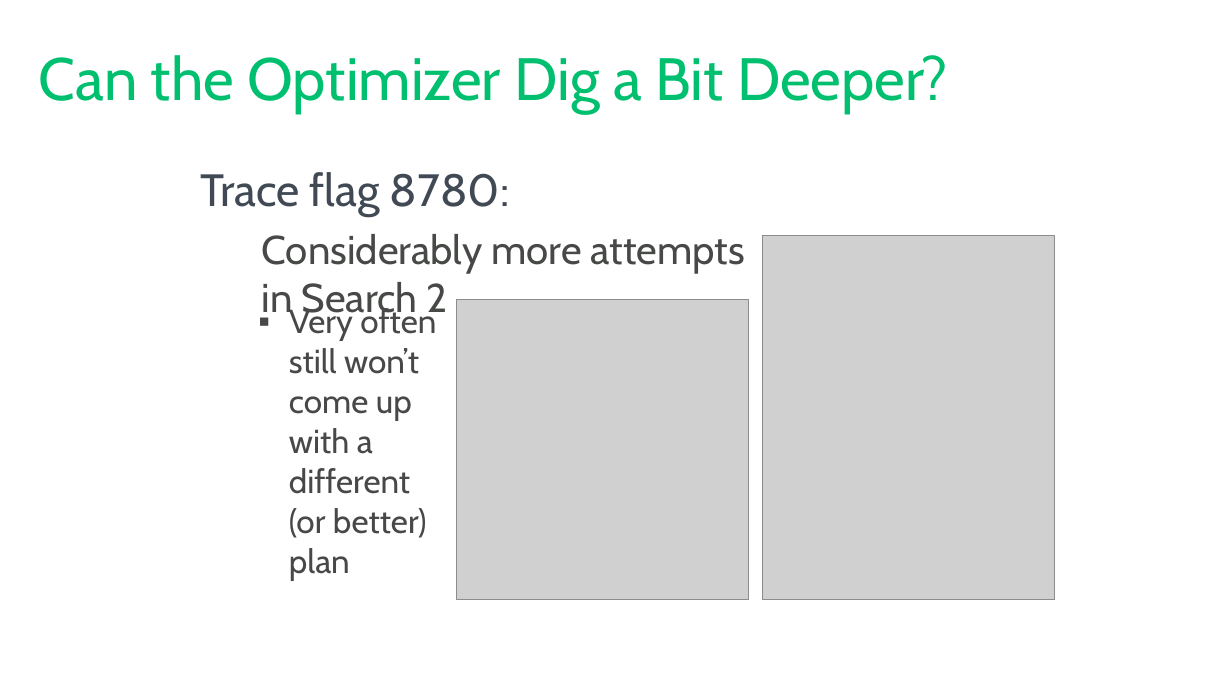
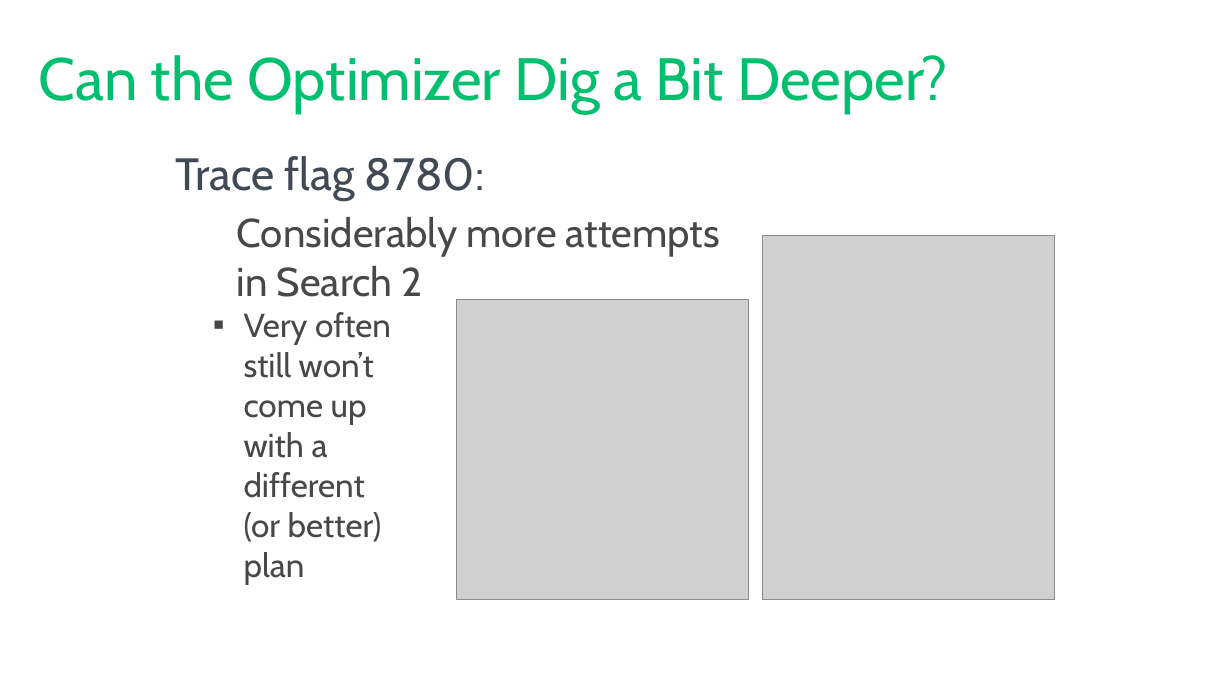
Before and after one commit to tf3604/OptimizerPresentation, a slide deck: slide 43 of Optimizer.pptx. Drawn at 1232x693 pixels with LibreOffice and Linux fonts; fonts in the diff are those of the drawing; grey boxes stand for pictures; background and template pictures are left out. Boxes give left, top, right and bottom in pixels: in the first picture for what was removed or moved away, otherwise in the second. Text is boxed around its words. In the diff, an @@ line names an element or a change of style, - is before the commit and + after.

```diff
--- a/Optimizer.pptx
+++ b/Optimizer.pptx
@@ text "Trace flag 8780:" rewrapped from (200,172,745,322) to (175,156,720,297) @@
@@ text "Very often still won’t come ...": place and size @@
-text "Very often still won’t come ..." at (289,306,436,581)
+text "Very often still won’t come ..." at (244,312,391,584)
```
Also in this commit, not shown: 11 other slides changed.
